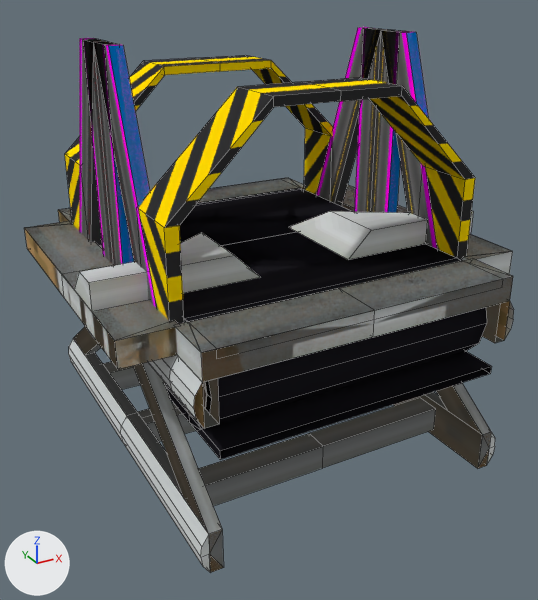
The Blender file resources/assets/taam/models/block/conveyor.blend, before and after one commit.
Camera for both pictures: a 50 mm lens placed at (-0.344, -2.095, 1.131), pointed at (0.497, -0.565, 0.366). Lighting does not change. The marker at lower left points along +X, +Y and +Z. Mesh edges are drawn as thin lines.

In view in the first picture: 'ConveyorHighThroughput_Framing_Alu', 'ConveyorLeftCap_Wood', 'ConveyorRightCap_Alu', 'ConveyorRightCap_Wood', 'ConveyorRoundBeginCap_Wood', 'ConveyorRoundEnd', 'ConveyorRoundEndCap_Alu', 'ConveyorRoundEndCap_Wood', 'ConveyorStraightEnd', 'ConveyorStraightEnd_Framing_Wood', 'ConveyorSupportAbove_Alu', 'ConveyorSupportAbove_Wood', 'RedirectorLeft', 'RedirectorRight', 'Support_Alu', 'Support_Wood'.
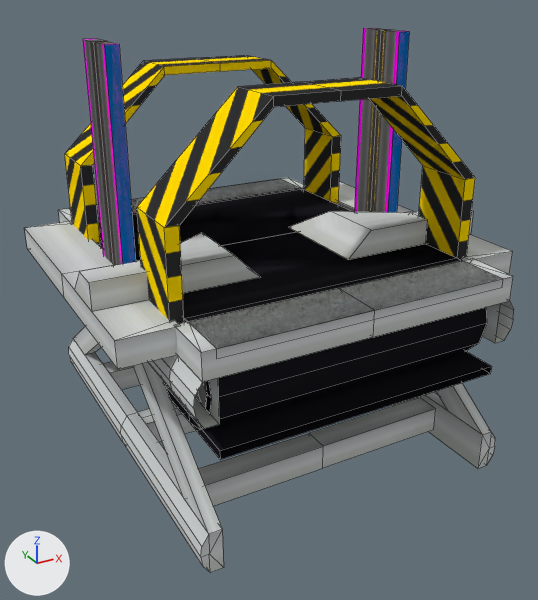
Scene script edits in JSON lines:
```json
{"op": "remove", "block": "ob_conveyorrightcap_wood", "code": ["ob_conveyorrightcap_wood = bpy.data.objects.new('ConveyorRightCap_Wood', me_cecmdl_wood)", "ob_conveyorrightcap_wood.location = (1.0, 0.0, 0.0)", "ob_conveyorrightcap_wood.rotation_euler = (0.0, 0.0, 4.712)  # degrees (0, 0, 270)"]}
{"op": "remove", "block": "ob_conveyorleftcap_wood", "code": ["ob_conveyorleftcap_wood = bpy.data.objects.new('ConveyorLeftCap_Wood', me_cecmdl_wood)", "ob_conveyorleftcap_wood.location = (0.0, -1.0, 0.0)", "ob_conveyorleftcap_wood.rotation_euler = (0.0, 0.0, 1.571)  # degrees (0, 0, 90)"]}
{"op": "remove", "block": "ob_conveyorroundbegincap_wood", "code": ["ob_conveyorroundbegincap_wood = bpy.data.objects.new('ConveyorRoundBeginCap_Wood', me_cecmdl_wood)", "ob_conveyorroundbegincap_wood.location = (1.0, -1.0, 0.0)", "ob_conveyorroundbegincap_wood.rotation_euler = (0.0, 0.0, 3.142)  # degrees (0, 0, 180)"]}
{"op": "remove", "block": "ob_conveyorroundendcap_wood", "code": ["ob_conveyorroundendcap_wood = bpy.data.objects.new('ConveyorRoundEndCap_Wood', me_cecmdl_wood)", "ob_conveyorroundendcap_wood.location = (0.0, 0.0, 0.0)"]}
{"op": "remove", "block": "ob_conveyorsupportabove_wood", "code": ["ob_conveyorsupportabove_wood = bpy.data.objects.new('ConveyorSupportAbove_Wood', me_samdl_wood)", "ob_conveyorsupportabove_wood.location = (0.0, 0.0, 0.0)", "_m = ob_conveyorsupportabove_wood.modifiers.new('Mirror', 'MIRROR')", "_m.use_axis = (True, True, False)", "_m.mirror_object = ob_mirrorobject"]}
{"op": "remove", "block": "ob_support_wood", "code": ["ob_support_wood = bpy.data.objects.new('Support_Wood', me_smdl_wood)", "ob_support_wood.location = (0.0, 0.0, 0.0)", "_m = ob_support_wood.modifiers.new('Mirror', 'MIRROR')", "_m.use_axis = (True, True, False)", "_m.mirror_object = ob_mirrorobject"]}
{"op": "remove", "block": "ob_conveyorstraightend_framing_wood", "code": ["ob_conveyorstraightend_framing_wood = bpy.data.objects.new('ConveyorStraightEnd_Framing_Wood', me_csfmdl_wood)", "ob_conveyorstraightend_framing_wood.location = (0.0, 0.0, 0.0)", "_m = ob_conveyorstraightend_framing_wood.modifiers.new('Mirror', 'MIRROR')", "_m.mirror_object = ob_mirrorobject"]}
```

What differs and where, as boxes (x1, y1, x2, y2) in the pictures (538 x 600 px):
```json
{"object": "ConveyorSupportAbove_Wood", "change": "deleted", "before": [80, 27, 437, 307]}
{"object": "ConveyorRoundEndCap_Wood", "change": "deleted", "before": [175, 258, 513, 382]}
{"object": "ConveyorRightCap_Wood", "change": "deleted", "before": [25, 221, 177, 369]}
{"object": "ConveyorStraightEnd_Framing_Wood", "change": "deleted", "before": [194, 301, 510, 428]}
{"object": "ConveyorRoundBeginCap_Wood", "change": "deleted", "before": [58, 178, 304, 222]}
{"object": "ConveyorLeftCap_Wood", "change": "deleted", "before": [341, 185, 509, 259]}
{"object": "Support_Wood", "change": "deleted", "before": [209, 435, 490, 572]}
```
